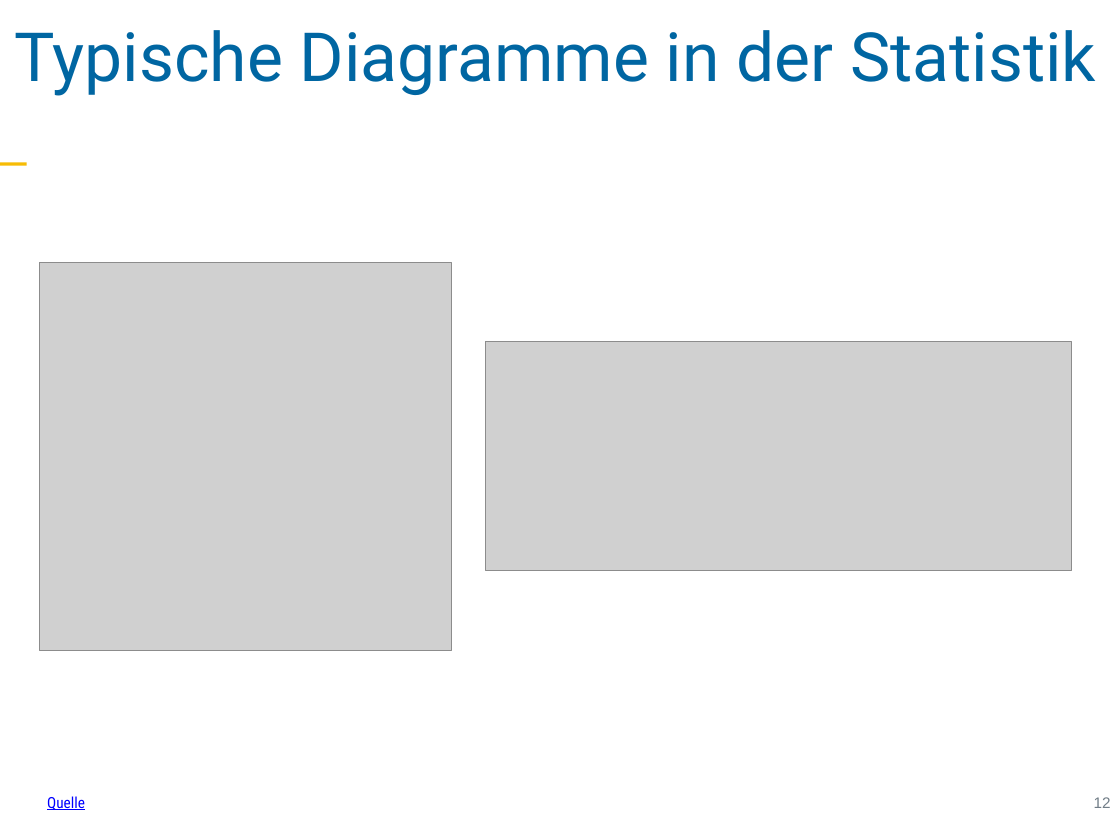
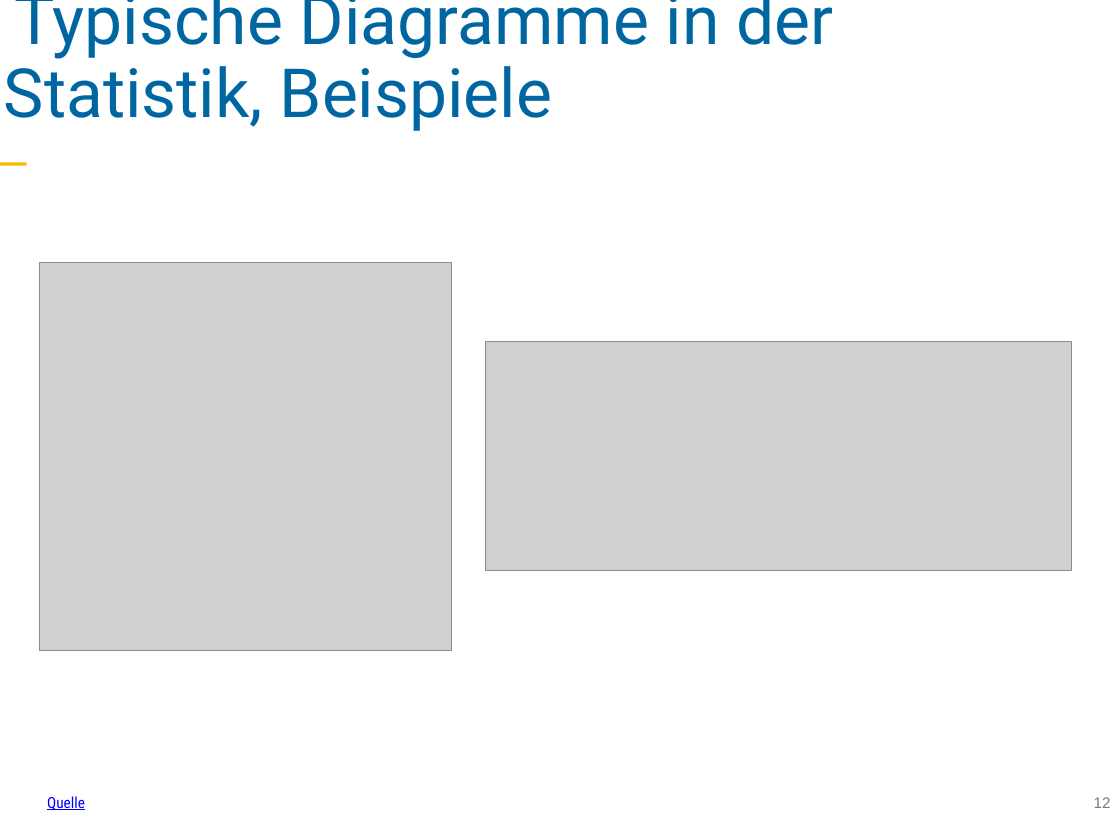
Before and after one commit to sebastiansauer/vorhersagemodellierung, a slide deck: slide 12 of Skript-Folien/QM1-Thema08.pptx. Drawn at 1120x840 pixels with LibreOffice and Linux fonts; fonts in the diff are those of the drawing; grey boxes stand for pictures. Boxes give left, top, right and bottom in pixels: in the first picture for what was removed or moved away, otherwise in the second. Text is boxed around its words. In the diff, an @@ line names an element or a change of style, - is before the commit and + after.

```diff
--- a/Skript-Folien/QM1-Thema08.pptx
+++ b/Skript-Folien/QM1-Thema08.pptx
@@ text at [4, 0, 834, 131]: text changed @@
-Typische Diagramme in der Statistik
+Typische Diagramme in der Statistik, Beispiele
```
Also in this commit, not shown: 1 other slide changed, 1 other file.
